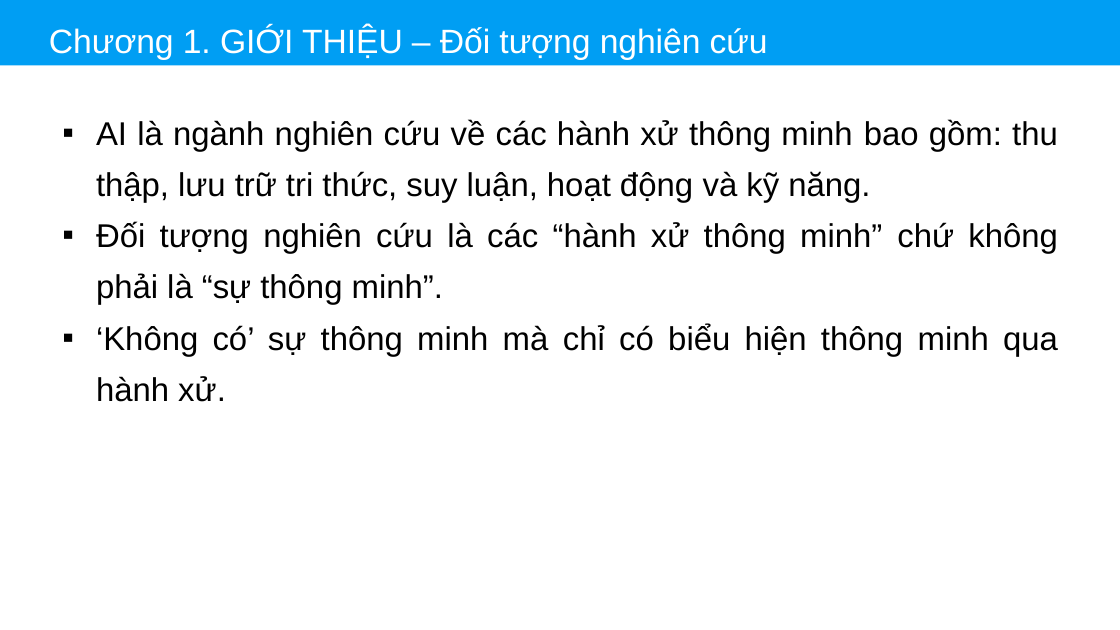
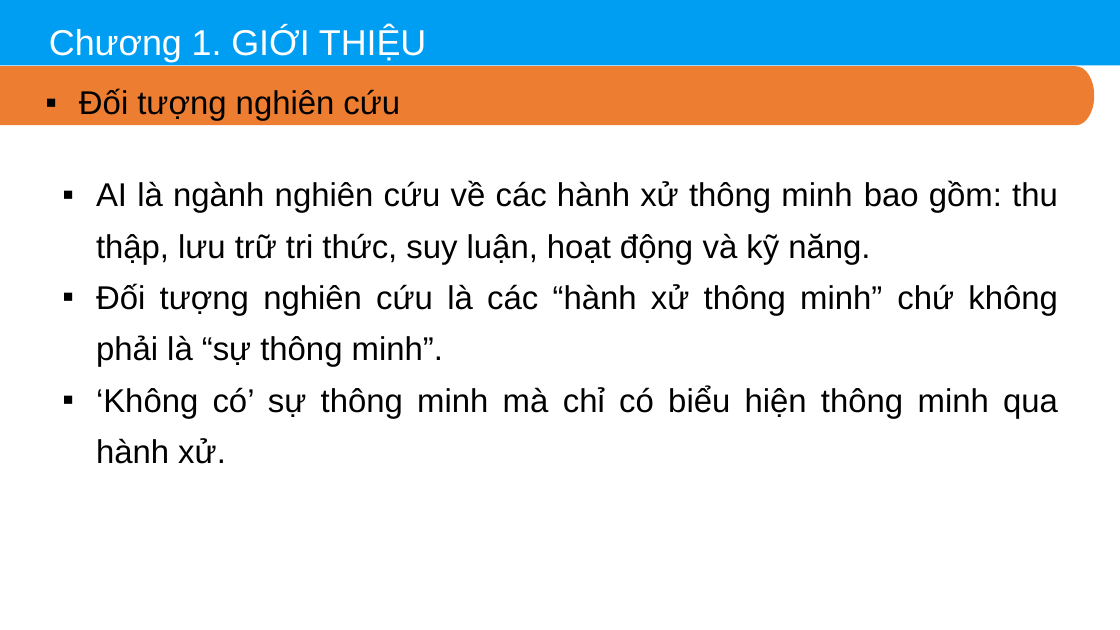
Before and after one commit to thinhdoanvu/AI, a slide deck: slide 5 of Slides/Chuong1_Gioithieu.pptx. Drawn at 1120x630 pixels with LibreOffice and Linux fonts; fonts in the diff are those of the drawing. Boxes give left, top, right and bottom in pixels: in the first picture for what was removed or moved away, otherwise in the second. Text is boxed around its words. In the diff, an @@ line names an element or a change of style, - is before the commit and + after.

```diff
--- a/Slides/Chuong1_Gioithieu.pptx
+++ b/Slides/Chuong1_Gioithieu.pptx
@@ text at (49, 27, 426, 62): text changed; size 45 to 48 pt @@
-Chương 1. GIỚI THIỆU – Đối tượng nghiên cứu
+Chương 1. GIỚI THIỆU
@@ freeform shape added at (0, 66, 1094, 125), fill #ED7D31 @@
@@ text added at (79, 88, 400, 121), 44 pt, text #000000 @@
+▪ Đối tượng nghiên cứu
@@ text "AI là ngành nghiên cứu ...": place and size @@
-text "AI là ngành nghiên cứu ..." at (96, 119, 1058, 402)
+text "AI là ngành nghiên cứu ..." at (96, 180, 1058, 464)
```
Also in this commit, not shown: 14 other slides changed, 4 other files.
